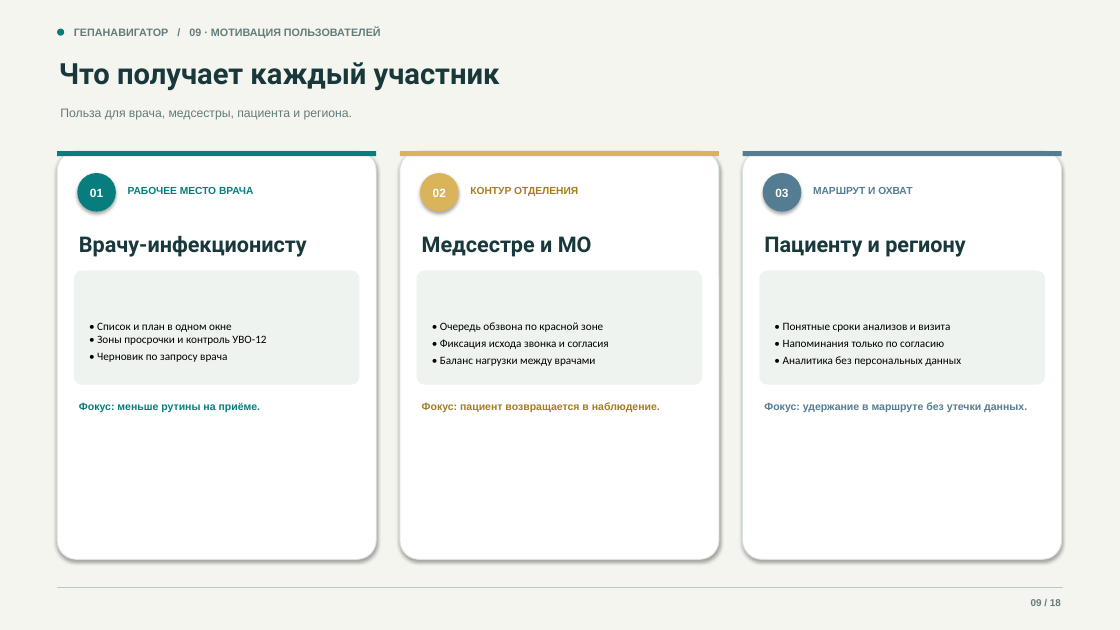
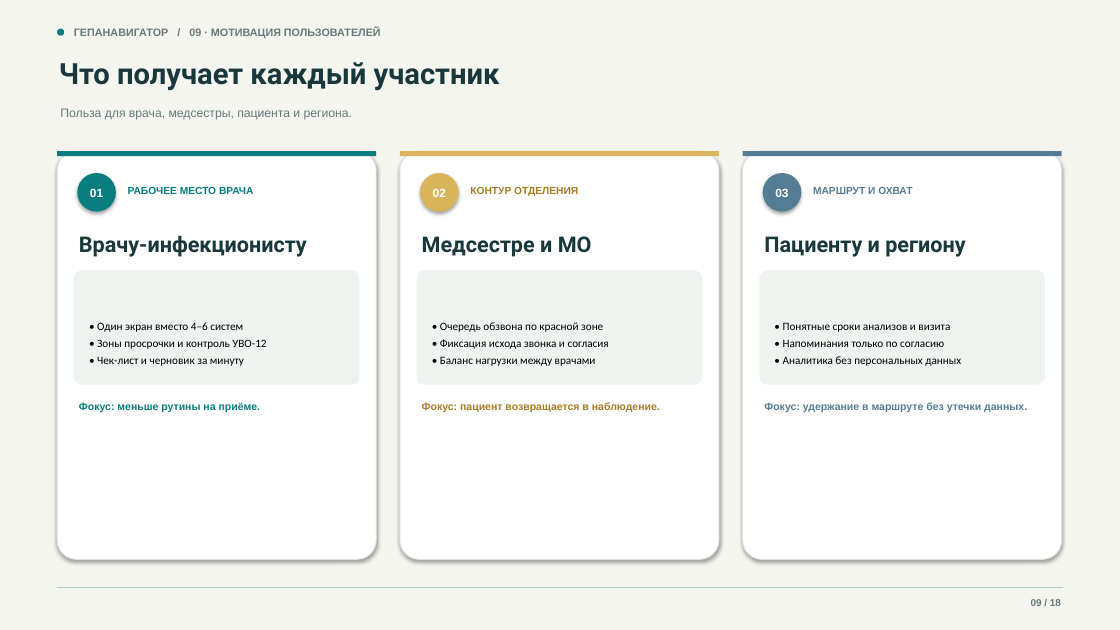
Before and after one commit to devenportg/GepaNavigator, a slide deck: slide 9 of deliverables/GepaNavigator_release.pptx. Drawn at 1120x630 pixels with LibreOffice and Linux fonts; fonts in the diff are those of the drawing. Boxes give left, top, right and bottom in pixels: in the first picture for what was removed or moved away, otherwise in the second. Text is boxed around its words. In the diff, an @@ line names an element or a change of style, - is before the commit and + after.

```diff
--- a/deliverables/GepaNavigator_release.pptx
+++ b/deliverables/GepaNavigator_release.pptx
@@ text at box(97, 322, 266, 366): text changed @@
-• Список и план в одном окне
-• Зоны просрочки и контроль УВО-12
-• Черновик по запросу врача
+• Один экран вместо 4–6 систем
+• Зоны просрочки и контроль УВО-12
+• Чек-лист и черновик за минуту
```
Also in this commit, not shown: 10 other slides changed, 9 other files.
